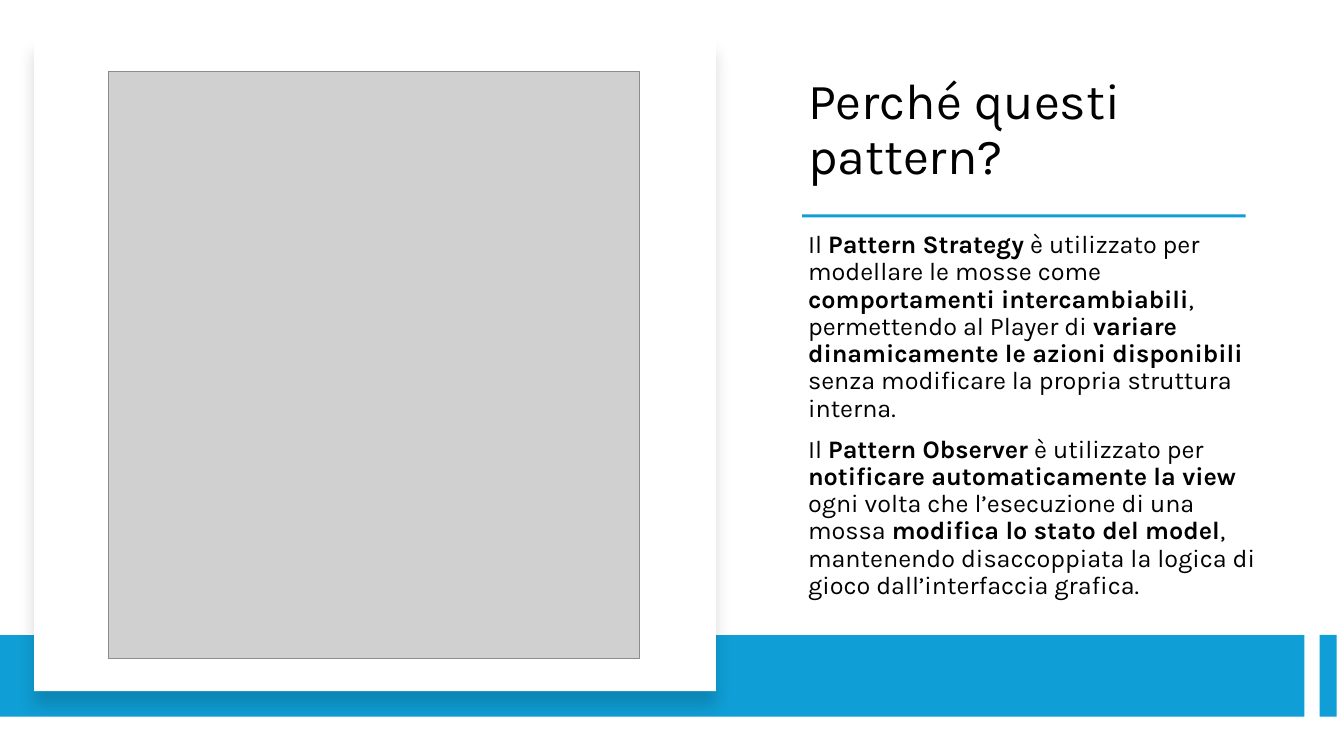
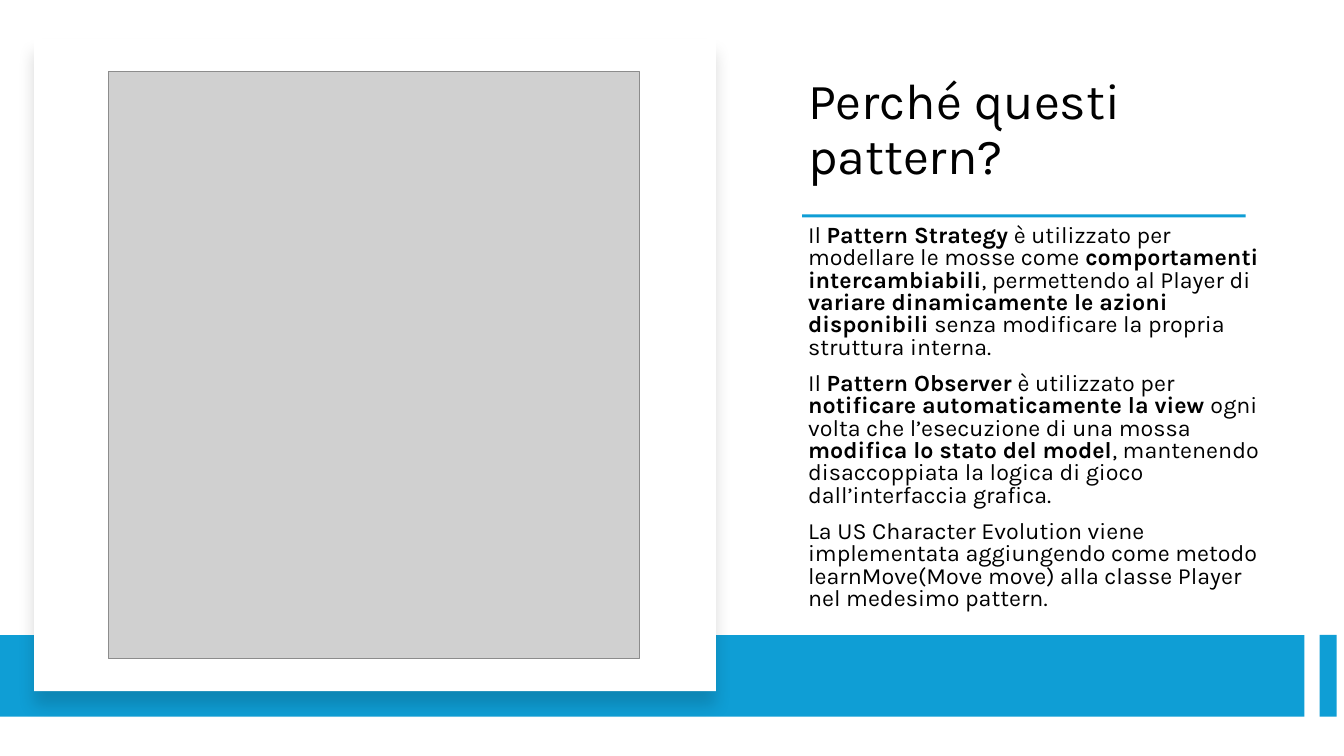
Before and after one commit to samMM-cs/iss-team2, a slide deck: slide 29 of Revisione.pptx. Drawn at 1344x756 pixels with LibreOffice and Linux fonts; fonts in the diff are those of the drawing; grey boxes stand for pictures. Boxes give left, top, right and bottom in pixels: in the first picture for what was removed or moved away, otherwise in the second. Text is boxed around its words. In the diff, an @@ line names an element or a change of style, - is before the commit and + after.

```diff
--- a/Revisione.pptx
+++ b/Revisione.pptx
@@ text at (x1=808, y1=225, x2=1259, y2=508): size 18 to 16.6 pt in "Il Pattern Strategy è utilizzato per modellare ...", "Il Pattern Observer è utilizzato per notificare ..."; line spacing 0.9 to 0.8 @@
@@ text at (x1=808, y1=523, x2=1257, y2=612): paragraph added @@
+La US Character Evolution viene implementata aggiungendo come metodo learnMove(Move move) alla classe Player nel medesimo pattern.
```
Also in this commit, not shown: 1 other file.
